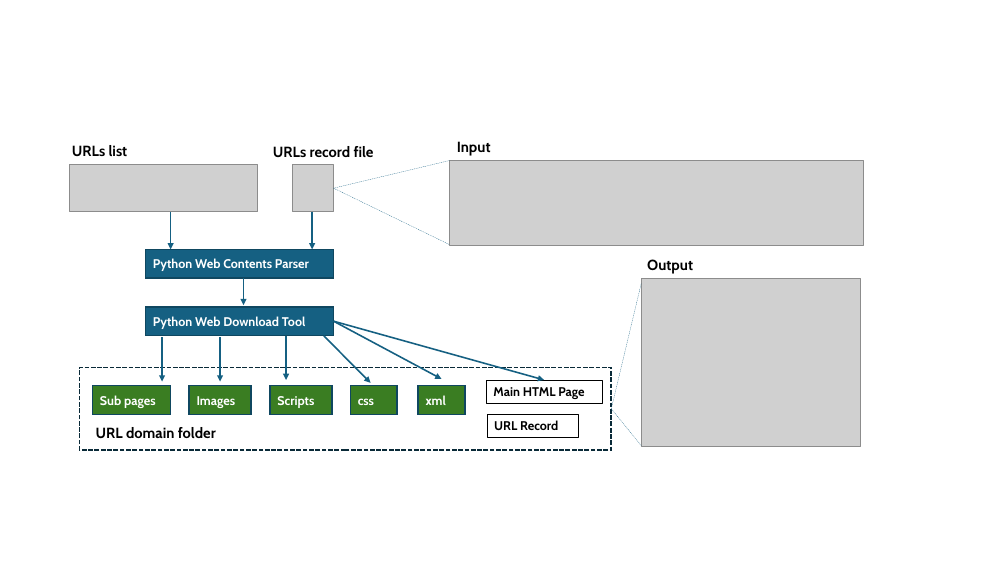
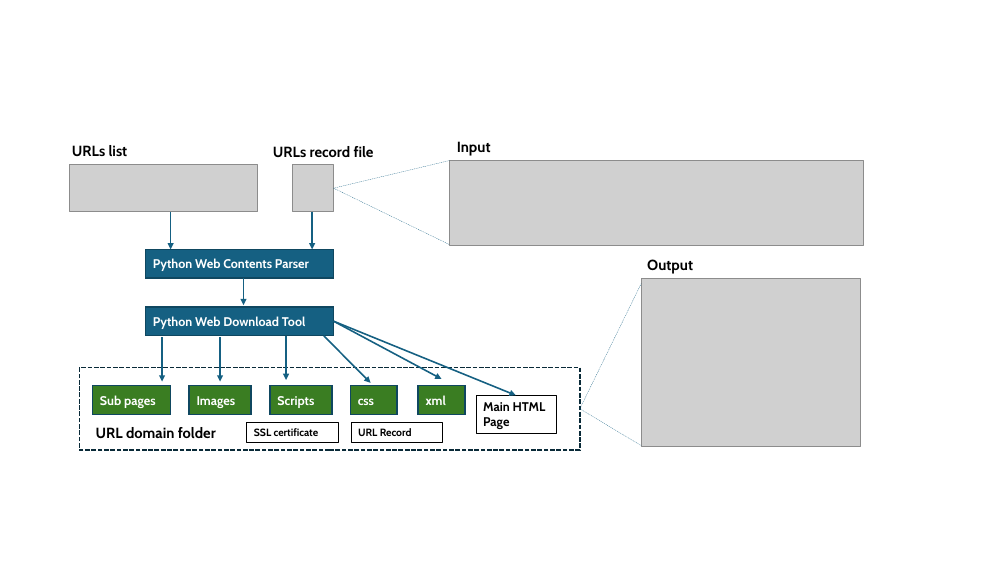
Before and after one commit to LiuYuancheng/Py_Web_Contents_Download_Tool, a slide deck: slide 1 of doc/designDoc.pptx. Drawn at 1008x567 pixels with LibreOffice and Linux fonts; fonts in the diff are those of the drawing; grey boxes stand for pictures. Boxes give left, top, right and bottom in pixels: in the first picture for what was removed or moved away, otherwise in the second. Text is boxed around its words. In the diff, an @@ line names an element or a change of style, - is before the commit and + after.

```diff
--- a/doc/designDoc.pptx
+++ b/doc/designDoc.pptx
@@ line moved from (612, 409) - (641, 284) to (580, 409) - (641, 284) @@
@@ arrow moved from (333, 321) - (544, 380) to (333, 321) - (516, 395) @@
@@ rectangle: place and size @@
-rectangle at bbox=[79, 368, 612, 450]
+rectangle at bbox=[79, 368, 580, 450]
@@ rectangle "Main HTML Page": place and size @@
-rectangle "Main HTML Page" at bbox=[486, 380, 603, 403]
+rectangle "Main HTML Page" at bbox=[476, 395, 556, 433]
@@ line moved from (612, 409) - (641, 445) to (580, 409) - (641, 445) @@
@@ rectangle added at bbox=[247, 422, 338, 442], fill #FFFFFF, outline #000000 0.25 pt, 10 pt, text #000000, bold @@
+SSL certificate
@@ rectangle "URL Record": place and size @@
-rectangle "URL Record" at bbox=[487, 414, 578, 437]
+rectangle "URL Record" at bbox=[351, 422, 442, 442]
@@ rectangle "URL Record" at bbox=[351, 422, 442, 442]: size 12 to 10 pt @@
```
Also in this commit, not shown: 5 other files.
